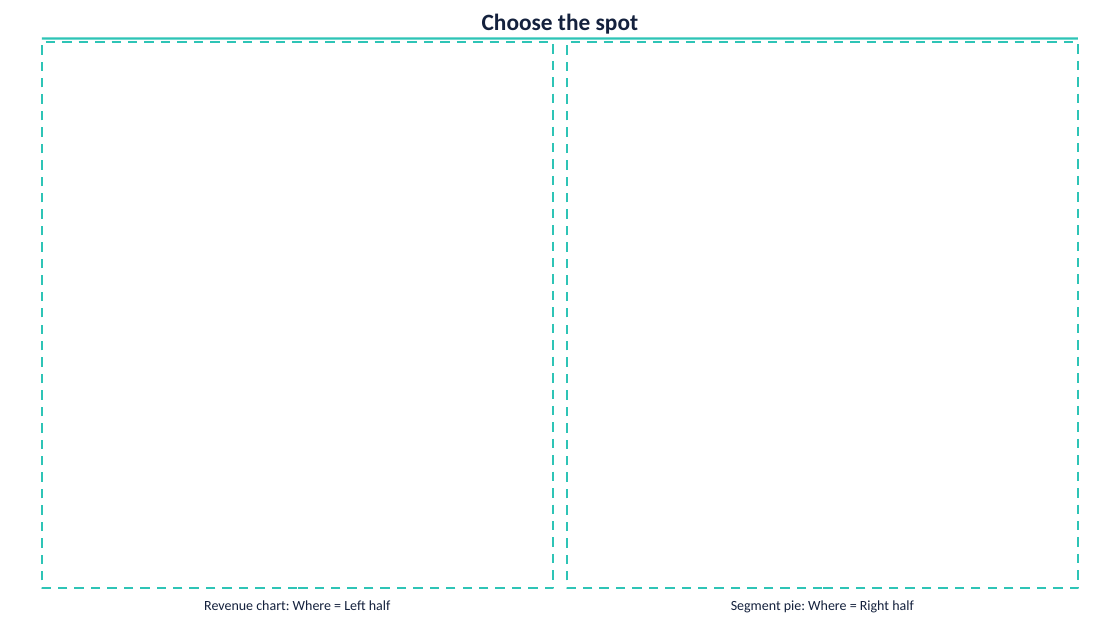
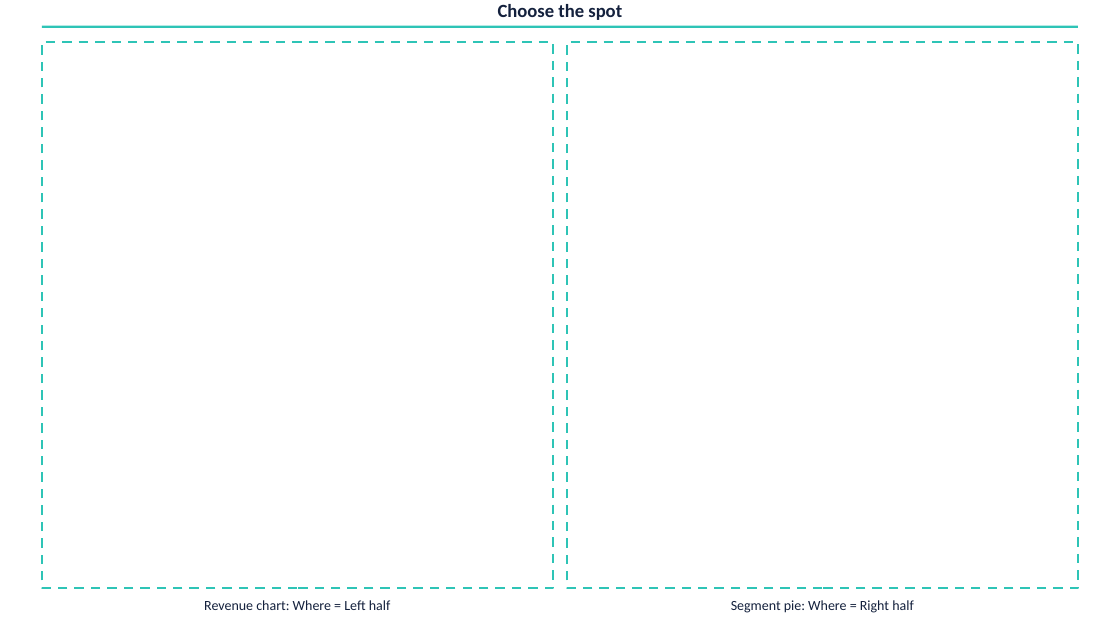
Before and after one commit to bendiksdaniels/plsfix, a slide deck: slide 3 of demo/deck/pls,fix Demo Deck.pptx. Drawn at 1120x630 pixels with LibreOffice and Linux fonts; fonts in the diff are those of the drawing. Boxes give left, top, right and bottom in pixels: in the first picture for what was removed or moved away, otherwise in the second. Text is boxed around its words. In the diff, an @@ line names an element or a change of style, - is before the commit and + after.

```diff
--- a/demo/deck/pls,fix Demo Deck.pptx
+++ b/demo/deck/pls,fix Demo Deck.pptx
@@ title "Choose the spot": place and size @@
-title "Choose the spot" at <box>482,13,639,34</box>
+title "Choose the spot" at <box>498,4,622,20</box>
@@ title "Choose the spot" at <box>498,4,622,20</box>: size 20 to 16 pt @@
@@ rectangle: place and size @@
-rectangle at <box>42,37,1078,39</box>
+rectangle at <box>42,26,1078,29</box>
```
Also in this commit, not shown: 3 other slides changed, 1 other file.
